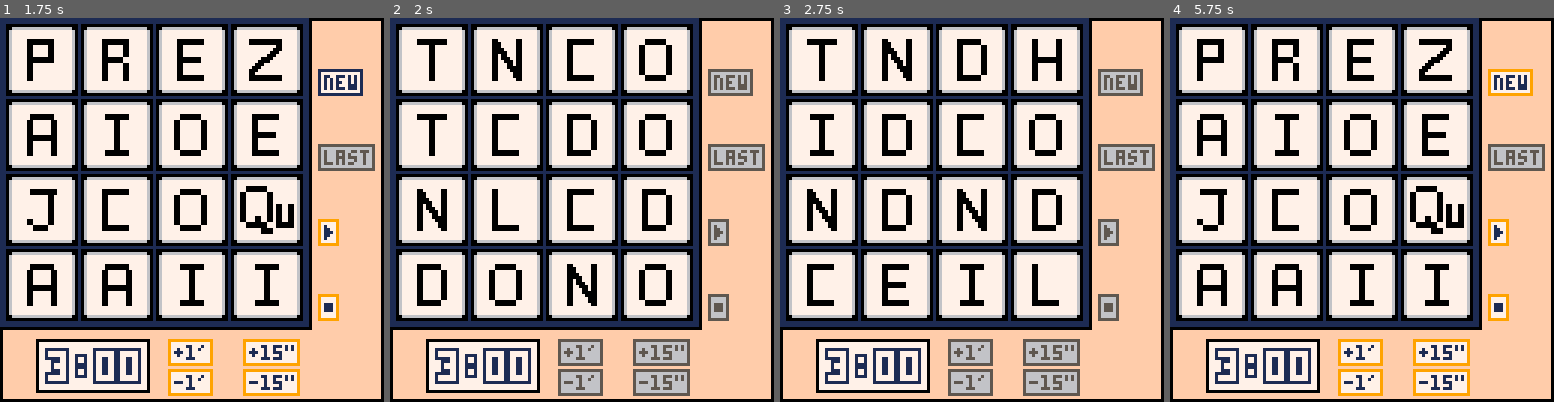
Above: before the commit, frames 1-4 (left to right).
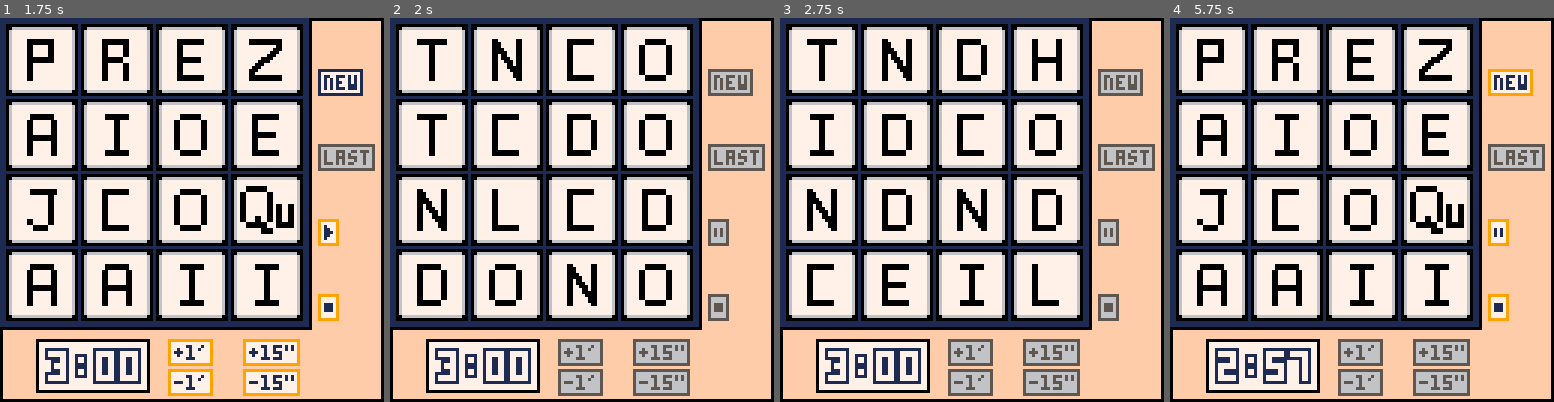
Above: after the commit, the same moments.

Repository: momiagitana/boggle_pico
Game: PICO-8 cartridge boggle_.p8
Two runs of this game, one before a commit and one after it. Both use one fixed random seed, a clock stepped at 60 frames per second and the inputs below.
Inputs:
- Up to frame 1 (1.75 s): tap X (X key) at 0.33, 1.07 s; tap O (Z key) at 0.7, 1.7 s; hold Right from 1.6 s (still down)
- Up to frame 2 (2 s): keep holding Right; tap X (X key) at 1.85 s
- Up to frame 3 (2.75 s): release Right at 2.1 s; tap O (Z key) at 2.1, 2.5 s; hold Up 2.15-2.42 s; hold Right from 2.47 s (still down)
- Up to frame 4 (5.75 s): tap O (Z key) every 0.4 s from 2.9 to 5.7 s; tap X (X key) at 2.97, 4.08, 5.2 s; release Right at 3.03 s; hold Left 3.08-3.58 s; hold Down 3.63-3.97 s; hold Right 4.02-4.68 s; hold Up 4.73-5.03 s; hold Left 5.08-5.68 s; hold Down from 5.73 s (still down)

Frame 1 is identical in both runs. In frame 2, less than 0.1% of the frame differs, in the area x 84-87%, y 53-58%; in frame 3, less than 0.1%; in frame 4, 4.1%, in the area x 11-87%, y 53-99%.

Commit message:
"new" button resets and starts the timer
Signed-off-by: Ariel Zingman <arielzingman@gmail.com>

Diff:
--- a/toolbar.lua
+++ b/toolbar.lua
@@ -114,6 +114,8 @@
         res = ''
         if _selected == b_new and _buttons[b_new]._blocked == false then
             _buttons[b_last]._blocked = false
+            handle_stop_btn(_ENV)
+            handle_play_pause_btn(_ENV)
             res = 'new'
         elseif _selected == b_last and _buttons[b_last]._blocked == false then
             _buttons[b_last]._blocked = true
